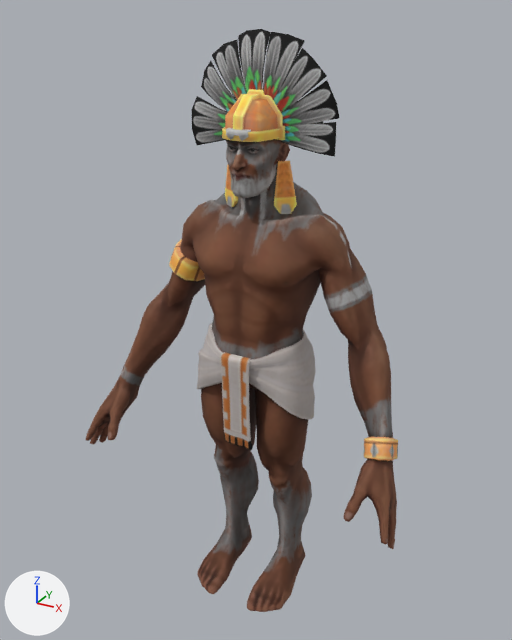
A saved change to the glTF model public/assets/unit-models/171-quinametzin.glb.
Both versions are drawn from a 50 mm camera at (3.22, -5.86, 6.2) aimed at (-0.16, 0.29, 3.13). The axes (+X, +Y, +Z) are drawn at lower left. The lights are the same throughout. The picture after the commit comes second. Vertices at exactly the same position are counted once.
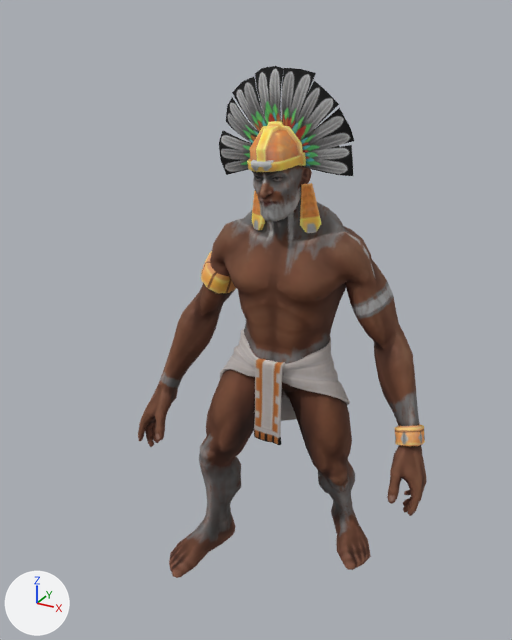
Changed parts and their boxes [x1, y1, x2, y2] in the pictures (512 x 640 px; the box of a moved part takes in the faces that stretch with it):
'Mesh_0', reshaped (7% narrower, 12% shorter): before [86, 29, 398, 612]; after [138, 66, 427, 578]
part 1 of me_mesh_0, moved or reshaped: before [225, 165, 238, 207]; after [251, 191, 265, 230]
part 2 of me_mesh_0, moved or reshaped: before [274, 160, 297, 214]; after [300, 183, 322, 233]
part 3 of me_mesh_0, moved or reshaped: before [192, 29, 339, 157]; after [219, 66, 354, 176]
part 4 of me_mesh_0, moved or reshaped: before [222, 89, 285, 142]; after [247, 120, 306, 172]
part 5 of me_mesh_0, moved or reshaped: before [226, 128, 251, 141]; after [251, 160, 274, 171]
part 6 of me_mesh_0, moved or reshaped: before [86, 139, 398, 612]; after [138, 165, 427, 578]

What changed in the scene script:
```text
Change me_mesh_0:
    used by ob_mesh_0; location = (0.0, 0.0, 0.0)
    remove me_mesh_0.from_pydata(...)  # 2287 vertices, 4403 faces; spans x -1.83..1.83, y -0.82..0.6, z 0.0..6.04
    add me_mesh_0.from_pydata(...)  # 2287 vertices, 4403 faces; spans x -1.71..1.8, y -0.61..1.46, z 0.0..5.7
    me_mesh_0 part 1: the loose piece of 12 vertices spanning x -0.4..-0.19, y -0.04..0.11, z 4.42..4.92 is multiplied about its middle by the matrix ((0.999, 0.0, -0.047), (0.004, 0.997, 0.08), (0.047, -0.08, 0.996)), then moved by (0.02, 0.51, -0.36)
    me_mesh_0 part 2: the loose piece of 12 vertices spanning x 0.19..0.4, y -0.04..0.11, z 4.42..4.92 is multiplied about its middle by the matrix ((0.996, 0.032, -0.085), (-0.032, 0.999, 0.003), (0.085, 0.0, 0.996)), then moved by (0.03, 0.51, -0.31)
    me_mesh_0 part 3: the loose piece of 122 vertices spanning x -0.75..0.76, y -0.01..0.18, z 4.96..6.04 is multiplied about its middle by the matrix ((0.996, 0.032, -0.085), (-0.039, 0.996, -0.074), (0.082, 0.077, 0.994)), then moved by (-0.04, 0.48, -0.34)
    me_mesh_0 part 4: the loose piece of 236 vertices spanning x -0.3..0.3, y -0.36..0.38, z 5.11..5.54 is multiplied about its middle by the matrix ((0.996, 0.032, -0.085), (-0.039, 0.996, -0.074), (0.082, 0.077, 0.994)), then moved by (-0.03, 0.49, -0.34)
    me_mesh_0 part 5: the loose piece of 24 vertices spanning x -0.12..0.12, y -0.37..-0.29, z 5.14..5.23 is multiplied about its middle by the matrix ((0.996, 0.032, -0.085), (-0.039, 0.996, -0.074), (0.082, 0.077, 0.994)), then moved by (-0.03, 0.5, -0.37)
    me_mesh_0 part 6: 1881 of 2287 vertices moved; they spanned x -1.83..1.83, y -0.82..0.6, z 0.0..5.41 and now span x -1.71..1.8, y -0.61..1.46, z 0.0..5.08; mean shift (0.03, 0.62, -0.29); largest move (0.56, -0.44, 0.0) -> (1.16, 0.84, 0.01)
```
